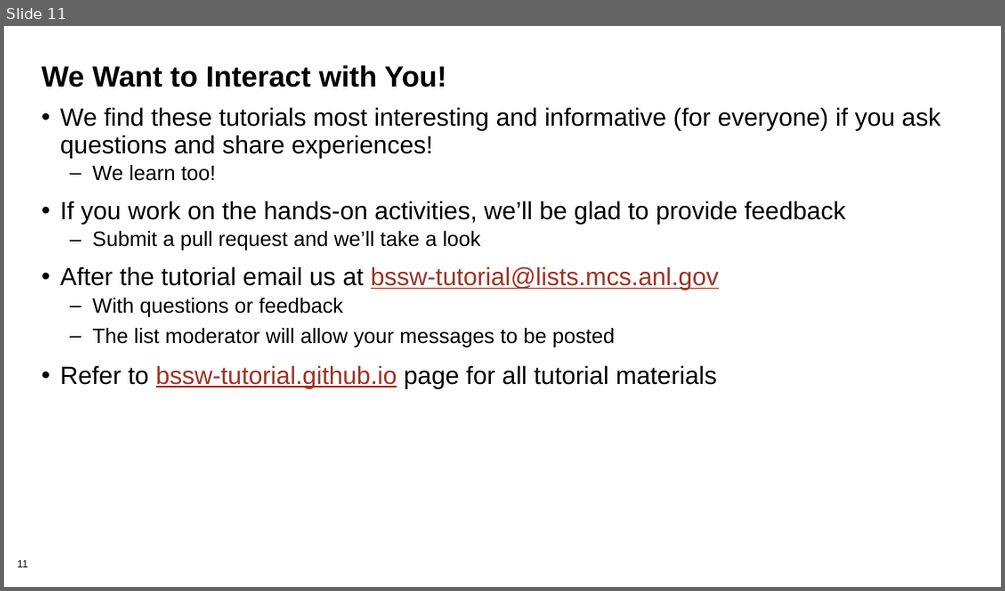
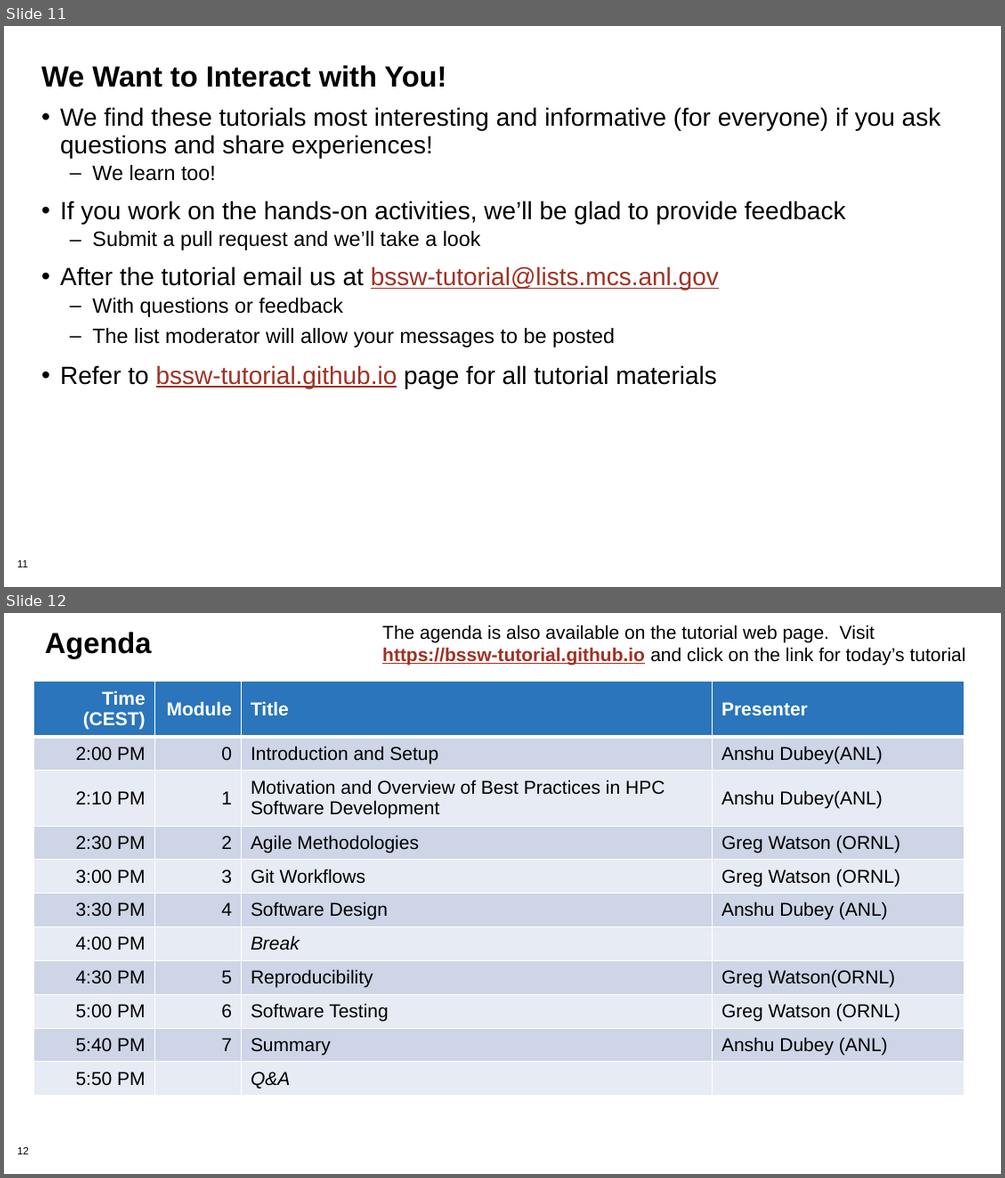
Before and after one commit to bssw-tutorial/presentations, a slide deck: intro.pptx. Shown one above the other, each under a label of ours: slide 11 before the commit, slides 11 and 12 after it. The pictures are 1005x591 and 1005x1178 pixels, drawn with LibreOffice and Linux fonts; fonts in the diff are those of the drawing; background and template pictures are left out. Boxes give left, top, right and bottom in pixels: in the first picture for what was removed or moved away, otherwise in the second. Text is boxed around its words. In the diff, an @@ line names an element or a change of style, - is before the commit and + after.

```diff
--- a/intro.pptx
+++ b/intro.pptx
@@ slide 12 added at (4,613,1001,1174), background #FFFFFF; not listed: 1 template element that a slide beside it also shows @@
@@ title added at (45,632,152,658), 28 pt, text #000000, bold @@
+Agenda
@@ text added at (382,625,966,666), 18 pt, text #000000 @@
+The agenda is also available on the tutorial web page. Visit https://bssw-tutorial.github.io and click on the link for today’s tutorial
@@ table added at (34,681,964,1110), 11 rows, 4 columns @@
+Time (CEST) | Module | Title | Presenter
+2:00 PM | 0 | Introduction and Setup | Anshu Dubey(ANL)
+2:10 PM | 1 | Motivation and Overview of Best Practices in HPC Software Development | Anshu Dubey(ANL)
+2:30 PM | 2 | Agile Methodologies | Greg Watson (ORNL)
+3:00 PM | 3 | Git Workflows | Greg Watson (ORNL)
+3:30 PM | 4 | Software Design | Anshu Dubey (ANL)
+4:00 PM |  | Break | 
+4:30 PM | 5 | Reproducibility | Greg Watson(ORNL)
+5:00 PM | 6 | Software Testing | Greg Watson (ORNL)
+5:40 PM | 7 | Summary | Anshu Dubey (ANL)
+5:50 PM |  | Q&A | 
```
Also in this commit, not shown: 3 other files.
